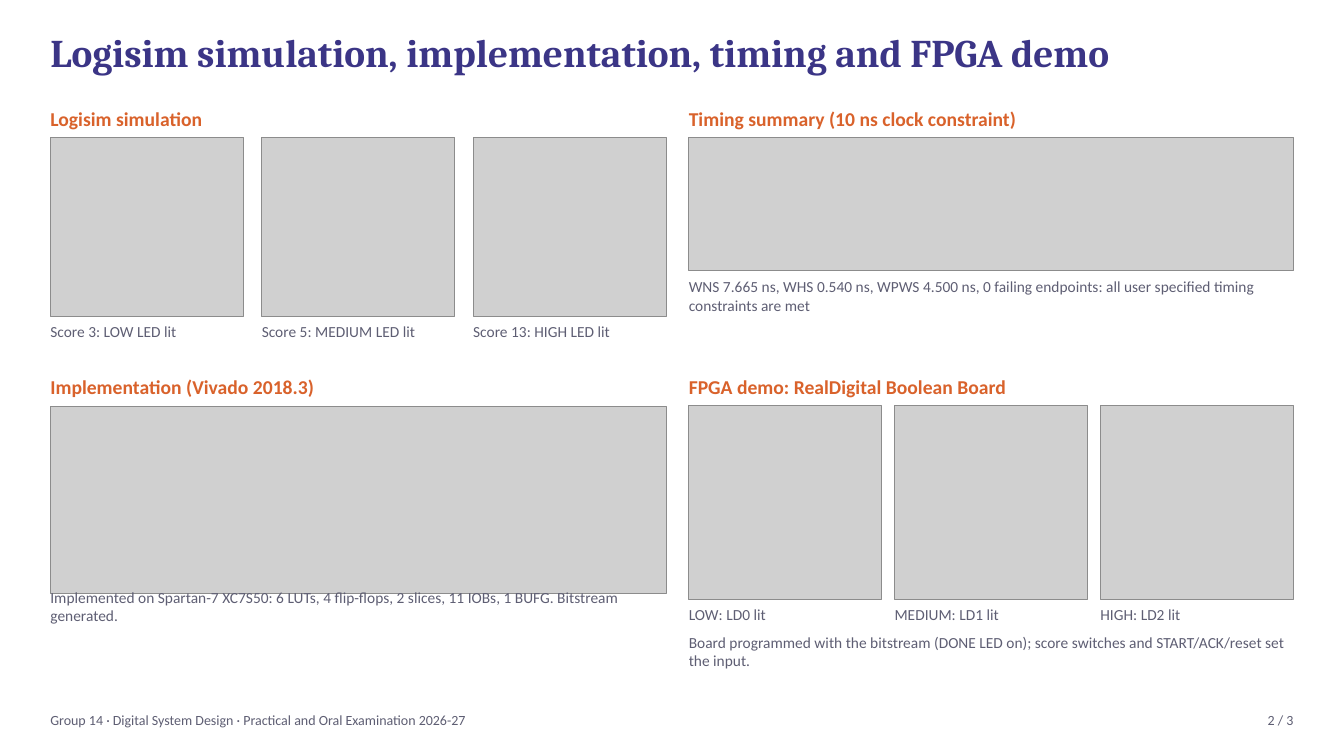
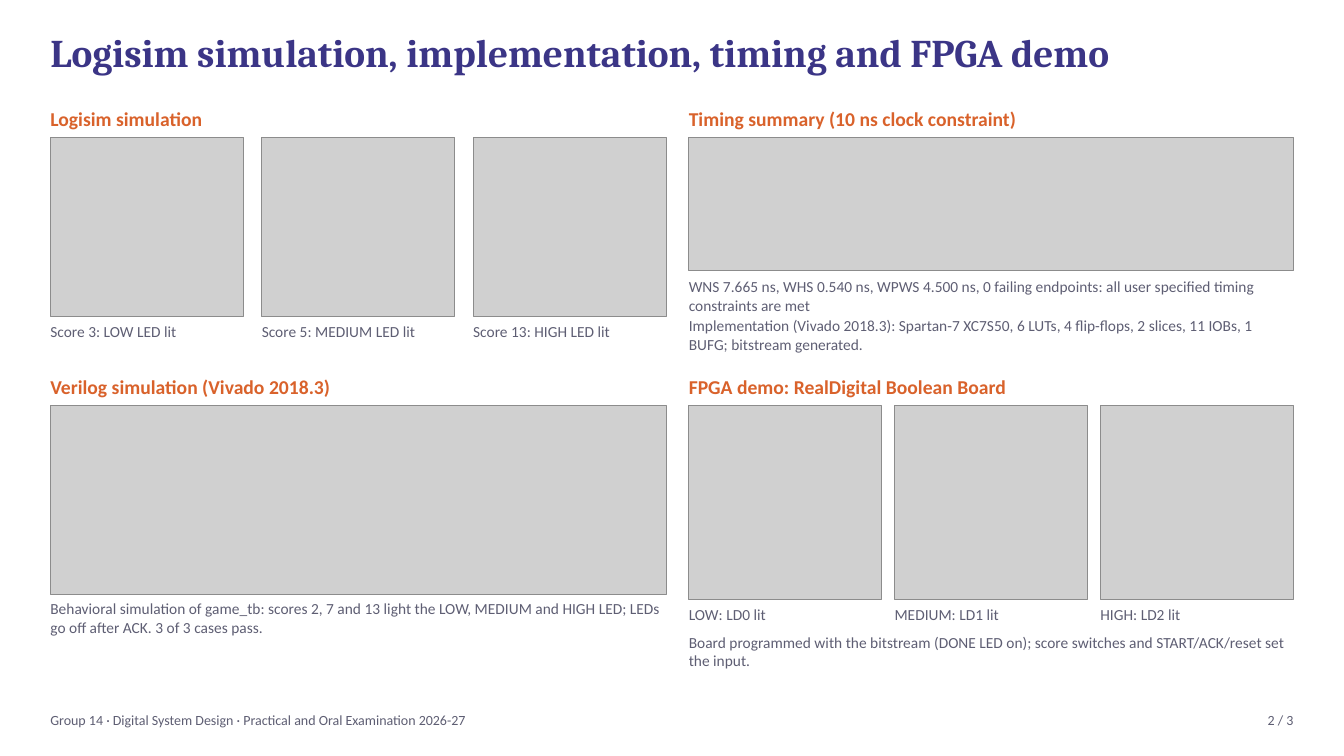
Before and after one commit to MrugendraVasmatkar/Digital_System_Design_Practical_2026_27_D9A_B, a slide deck: slide 2 of Group_Submissions/day1_submission_grp14/06_Presentation/Group14_DSD_Presentation.pptx. Drawn at 1344x756 pixels with LibreOffice and Linux fonts; fonts in the diff are those of the drawing; grey boxes stand for pictures. Boxes give left, top, right and bottom in pixels: in the first picture for what was removed or moved away, otherwise in the second. Text is boxed around its words. In the diff, an @@ line names an element or a change of style, - is before the commit and + after.

```diff
--- a/Group_Submissions/day1_submission_grp14/06_Presentation/Group14_DSD_Presentation.pptx
+++ b/Group_Submissions/day1_submission_grp14/06_Presentation/Group14_DSD_Presentation.pptx
@@ text at <box>689,320,1252,353</box>: text changed @@
-Implemented on Spartan-7 XC7S50: 6 LUTs, 4 flip-flops, 2 slices, 11 IOBs, 1 BUFG. Bitstream generated.
+Implementation (Vivado 2018.3): Spartan-7 XC7S50, 6 LUTs, 4 flip-flops, 2 slices, 11 IOBs, 1 BUFG; bitstream generated.
@@ text at <box>50,379,330,398</box>: text changed @@
-Implementation (Vivado 2018.3)
+Verilog simulation (Vivado 2018.3)
@@ text added at <box>50,603,660,636</box>, 11 pt, text #5E5E73 @@
+Behavioral simulation of game_tb: scores 2, 7 and 13 light the LOW, MEDIUM and HIGH LED; LEDs go off after ACK. 3 of 3 cases pass.
```
Also in this commit, not shown: 2 other slides changed, 2 other files.
